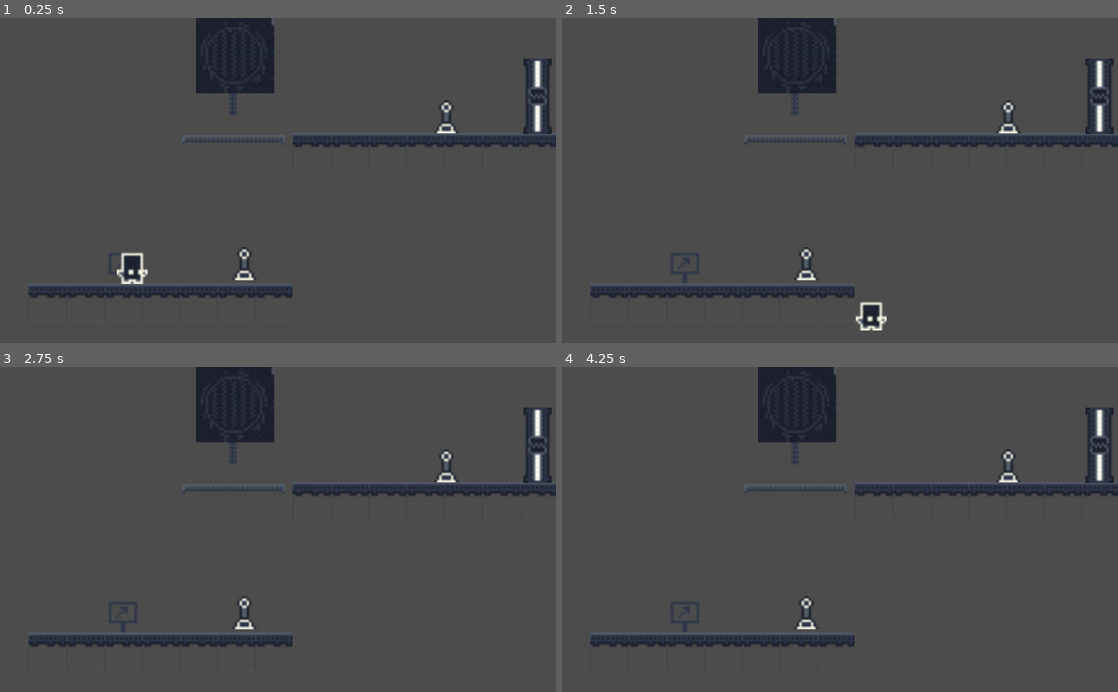
Above: before the commit, frames 1-4 (two rows, left to right).
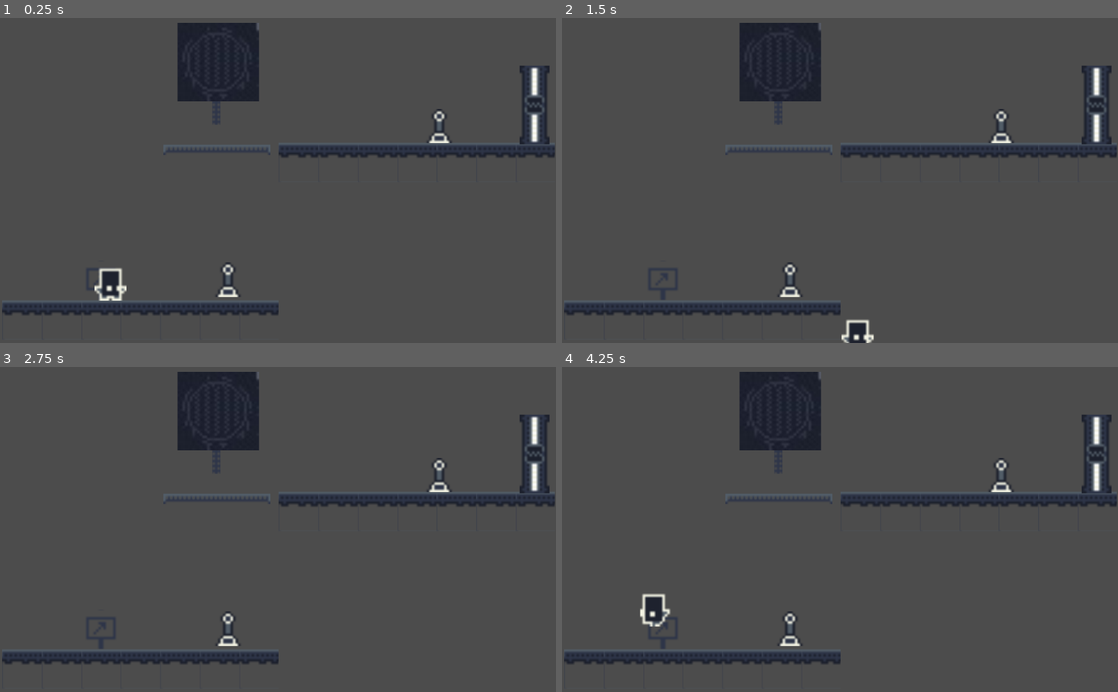
Above: after the commit, the same moments.

Repository: JuanG10/minion3
Game: Godot game, scene res://escenas/niveles/Tutorial_mecanicas_basicas.tscn
The game is run twice, just before and just after one commit, with the same random seed, the same clock (stepped at 60 frames per second) and the same inputs.
Inputs:
- Up to frame 1 (0.25 s): no input
- Up to frame 2 (1.5 s): tap Enter at 0.5 s; hold Right (ui_right) 0.53-1.28 s; tap B (Accionar_palanca) at 0.6 s; hold Down (ui_down) from 1.28 s (still down); tap Space (Impulso) at 1.35 s
- Up to frame 3 (2.75 s): tap Space (Impulso) at 2 s; release Down (ui_down) at 2.03 s; hold Right (ui_right) from 2.03 s (still down); tap B (Accionar_palanca) at 2.1 s
- Up to frame 4 (4.25 s): tap Enter at 2.75 s; release Right (ui_right) at 2.78 s; hold Up (ui_up) 2.78-3.53 s; tap Space (Impulso) at 2.85, 3.5 s; hold Left (ui_left) from 3.53 s (still down); tap B (Accionar_palanca) at 3.6 s; tap R (reload, bound only after the commit) at 4.15 s

The runs differ from the first frame. In frame 1, 9.9% of the frame differs, in the area x 0-100%, y 0-92%; in frame 2, 9.9%, in the area x 0-100%, y 0-100%; in frame 3, 9.3%; in frame 4, 9.7%.

Commit message:
personajesNoChocanEntreSi

Diff:
--- a/escenas/niveles/Nivel 2.tscn
+++ b/escenas/niveles/Nivel 2.tscn
@@ -386,9 +386,9 @@
 position = Vector2( 152.031, 6.666 )
 
 [node name="Camera2D" type="Camera2D" parent="."]
-position = Vector2( 127.542, -95.8032 )
+position = Vector2( 110.742, -97.6732 )
 current = true
-zoom = Vector2( 0.4, 0.4 )
+zoom = Vector2( 0.28, 0.38 )
 
 [node name="Palanca" parent="." instance=ExtResource( 4 )]
 position = Vector2( 114.245, -7.95349 )
--- a/escenas/niveles/Nivel simple.tscn
+++ b/escenas/niveles/Nivel simple.tscn
@@ -374,9 +374,9 @@
 width = 1.0
 
 [node name="Camera2D" type="Camera2D" parent="."]
-position = Vector2( 131.754, -100.006 )
+position = Vector2( 120.44, -98.5918 )
 current = true
-zoom = Vector2( 0.4, 0.5 )
+zoom = Vector2( 0.3, 0.5 )
 
 [node name="Jugador" parent="." instance=ExtResource( 7 )]
 position = Vector2( 21.257, -11.6041 )
--- a/escenas/niveles/Tutorial clones.tscn
+++ b/escenas/niveles/Tutorial clones.tscn
@@ -351,26 +351,21 @@
 
 [node name="Jugador" parent="." instance=ExtResource( 2 )]
 position = Vector2( 57.1949, 28.9727 )
-collision_layer = 1024
 
 [node name="Robot" parent="." instance=ExtResource( 3 )]
 position = Vector2( 65.8701, -69.4053 )
-collision_layer = 2
 id = 1
 
 [node name="Robot2" parent="." instance=ExtResource( 3 )]
 position = Vector2( 177.179, 26.1832 )
-collision_layer = 4
 id = 1
 
 [node name="Robot3" parent="." instance=ExtResource( 3 )]
 position = Vector2( 178.976, -68.6653 )
-collision_layer = 8
 id = 2
 
 [node name="Robot4" parent="." instance=ExtResource( 3 )]
 position = Vector2( 235.194, 25.971 )
-collision_layer = 16
 id = 3
 
 [node name="Robot_station" parent="." instance=ExtResource( 4 )]
--- a/escenas/niveles/Tutorial_mecanicas_basicas.tscn
+++ b/escenas/niveles/Tutorial_mecanicas_basicas.tscn
@@ -342,9 +342,9 @@
 tile_data = PoolIntArray( -589818, 10, 0, -524282, 10, 0, -262137, 1, 2, -262136, 1, 2, -262135, 1, 2, -262134, 1, 2, -262133, 1, 2, -262132, 1, 2, -262131, 1, 2, -65534, 2, 131072, 0, 1, 2, 1, 1, 2, 2, 1, 2, 3, 1, 2, 4, 1, 2, 5, 1, 2, 6, 1, 2 )
 
 [node name="Camera2D" type="Camera2D" parent="."]
-position = Vector2( 105.697, -43.7154 )
+position = Vector2( 111.707, -48.6651 )
 current = true
-zoom = Vector2( 0.23, 0.23 )
+zoom = Vector2( 0.22, 0.22 )
 
 [node name="Jugador" parent="." instance=ExtResource( 2 )]
 position = Vector2( 44.3864, -23.8898 )
--- a/escenas/niveles/Tutorial_placa_de_salto_y_puentes.tscn
+++ b/escenas/niveles/Tutorial_placa_de_salto_y_puentes.tscn
@@ -385,16 +385,16 @@
 position = Vector2( 198.559, -79.2423 )
 
 [node name="Suelo" parent="." instance=ExtResource( 7 )]
-position = Vector2( -19.8321, -53.7082 )
+position = Vector2( 64.0717, -61.8864 )
 
 [node name="Suelo5" parent="." instance=ExtResource( 7 )]
-position = Vector2( 1.23692, -53.4751 )
+position = Vector2( 85.1407, -61.6534 )
 
 [node name="Suelo2" parent="." instance=ExtResource( 7 )]
-position = Vector2( -40.697, -53.7145 )
+position = Vector2( 43.2068, -61.8927 )
 
 [node name="Suelo3" parent="." instance=ExtResource( 7 )]
-position = Vector2( -61.0479, -53.7396 )
+position = Vector2( 22.8559, -61.9178 )
 
 [node name="Suelo4" parent="." instance=ExtResource( 7 )]
-position = Vector2( -81.3579, -53.806 )
+position = Vector2( 2.54588, -61.9842 )
--- a/escenas/objetos/Jugador.tscn
+++ b/escenas/objetos/Jugador.tscn
@@ -27,6 +27,7 @@
 
 [node name="Jugador" type="KinematicBody2D"]
 position = Vector2( 7.56807, -8.19874 )
+collision_layer = 0
 script = ExtResource( 1 )
 __meta__ = {
 "_edit_group_": true
--- a/escenas/objetos/Robot.tscn
+++ b/escenas/objetos/Robot.tscn
@@ -33,6 +33,7 @@
 
 [node name="Robot" type="KinematicBody2D"]
 position = Vector2( 57.168, -67.2456 )
+collision_layer = 0
 script = ExtResource( 1 )
 __meta__ = {
 "_edit_group_": true
--- a/escenas/objetos/Suelo.tscn
+++ b/escenas/objetos/Suelo.tscn
@@ -3,15 +3,18 @@
 [ext_resource path="res://sprites/Suelo/Suelo.png" type="Texture" id=1]
 
 [sub_resource type="RectangleShape2D" id=1]
-extents = Vector2( 10.6312, 2.26107 )
+extents = Vector2( 10.4825, 2.99786 )
 
 [node name="StaticBody2D" type="StaticBody2D"]
+__meta__ = {
+"_edit_group_": true
+}
 
 [node name="Sprite" type="Sprite" parent="."]
-position = Vector2( 83.6976, -8.21084 )
+position = Vector2( 0.0167961, 0.0781984 )
 texture = ExtResource( 1 )
 
 [node name="CollisionShape2D" type="CollisionShape2D" parent="."]
-position = Vector2( 83.3805, -8.91795 )
+position = Vector2( -0.49, 0.1 )
 shape = SubResource( 1 )
 one_way_collision = true
--- a/project.godot
+++ b/project.godot
@@ -49,6 +49,11 @@
 "events": [ Object(InputEventKey,"resource_local_to_scene":false,"resource_name":"","device":0,"alt":false,"shift":false,"control":false,"meta":false,"command":false,"pressed":false,"scancode":32,"unicode":0,"echo":false,"script":null)
  ]
 }
+reload={
+"deadzone": 0.5,
+"events": [ Object(InputEventKey,"resource_local_to_scene":false,"resource_name":"","device":0,"alt":false,"shift":false,"control":false,"meta":false,"command":false,"pressed":false,"scancode":82,"unicode":0,"echo":false,"script":null)
+ ]
+}
 
 [rendering]
 
--- a/scripts/jugador.gd
+++ b/scripts/jugador.gd
@@ -30,7 +30,7 @@
 
 func _physics_process(delta):
 	velocity.x = 0
-	velocity.y += (SPEED * delta)
+	velocity.y += SPEED * delta
 	velocity = velocity.normalized() * SPEED
 	_get_input()
 	move_and_slide(velocity,Vector2(0,-1))
